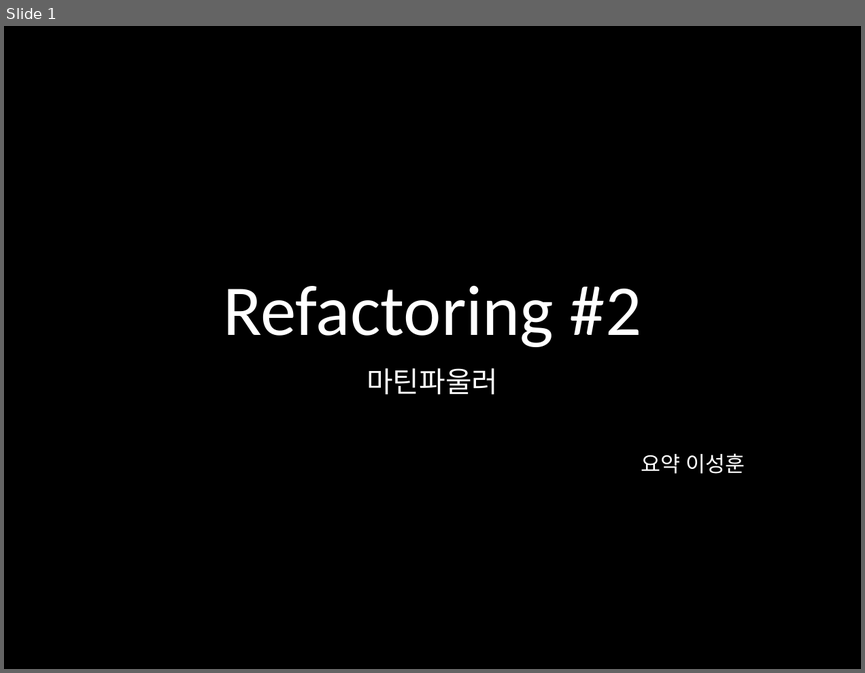
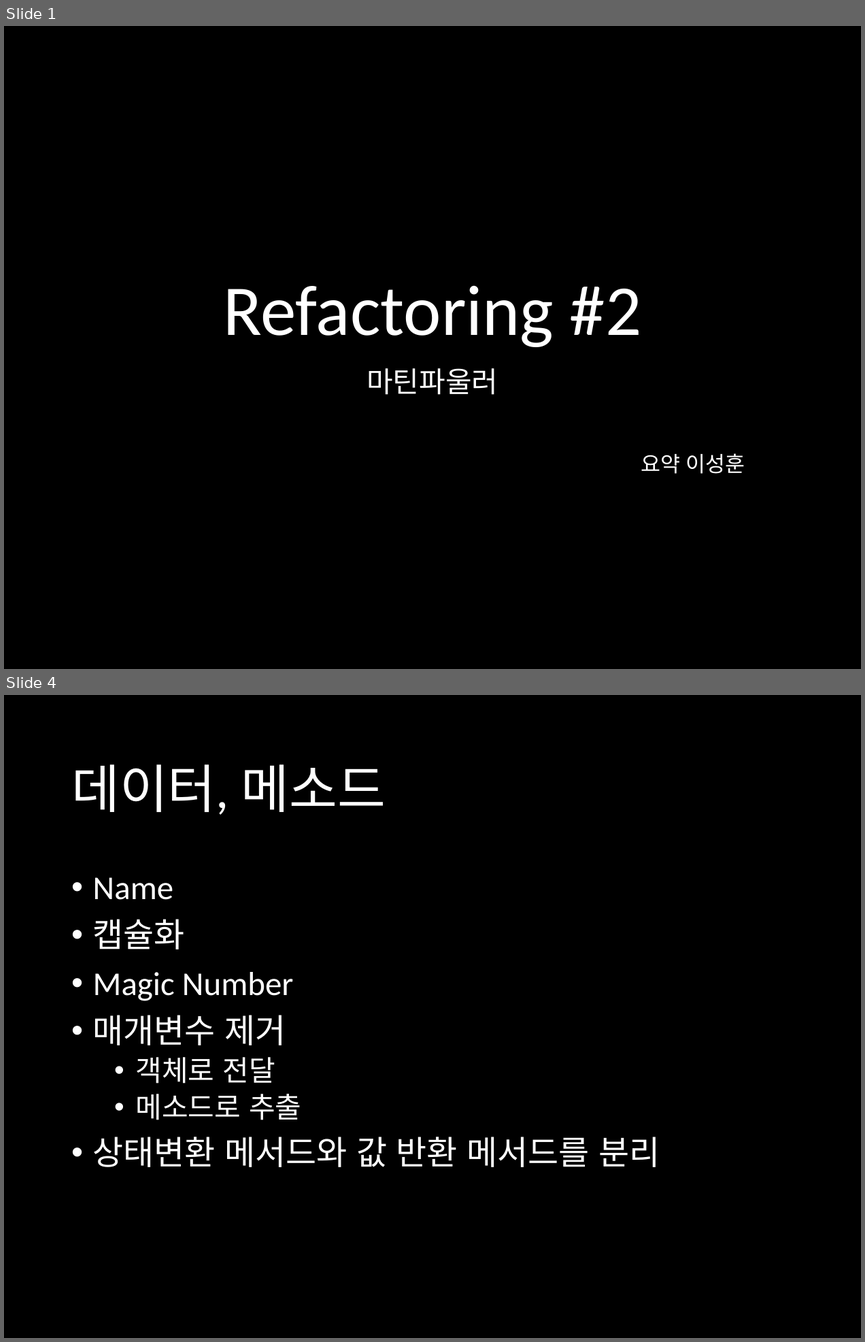
Before and after one commit to harrisleesh/Review, a slide deck: Refactoring #2.pptx. Shown one above the other, each under a label of ours: slide 1 before the commit, slides 1 and 4 after it; the slides between them are not shown. The pictures are 865x673 and 865x1342 pixels, drawn with LibreOffice and Linux fonts; fonts in the diff are those of the drawing. Boxes give left, top, right and bottom in pixels: in the first picture for what was removed or moved away, otherwise in the second. Text is boxed around its words. In the diff, an @@ line names an element or a change of style, - is before the commit and + after.

```diff
--- a/Refactoring #2.pptx
+++ b/Refactoring #2.pptx
@@ slide 4 added at (x1=4, y1=695, x2=861, y2=1338), background #000000 @@
@@ title added at (x1=71, y1=764, x2=385, y2=815), 44 pt, text #FFFFFF @@
+데이터, 메소드
@@ text added at (x1=93, y1=877, x2=660, y2=1167), 28 pt, text #FFFFFF @@
+• Name
+• 캡슐화
+• Magic Number
+• 매개변수 제거
+  • 객체로 전달
+  • 메소드로 추출
+• 상태변환 메서드와 값 반환 메서드를 분리
```
Also in this commit, not shown: 3 other slides added.
